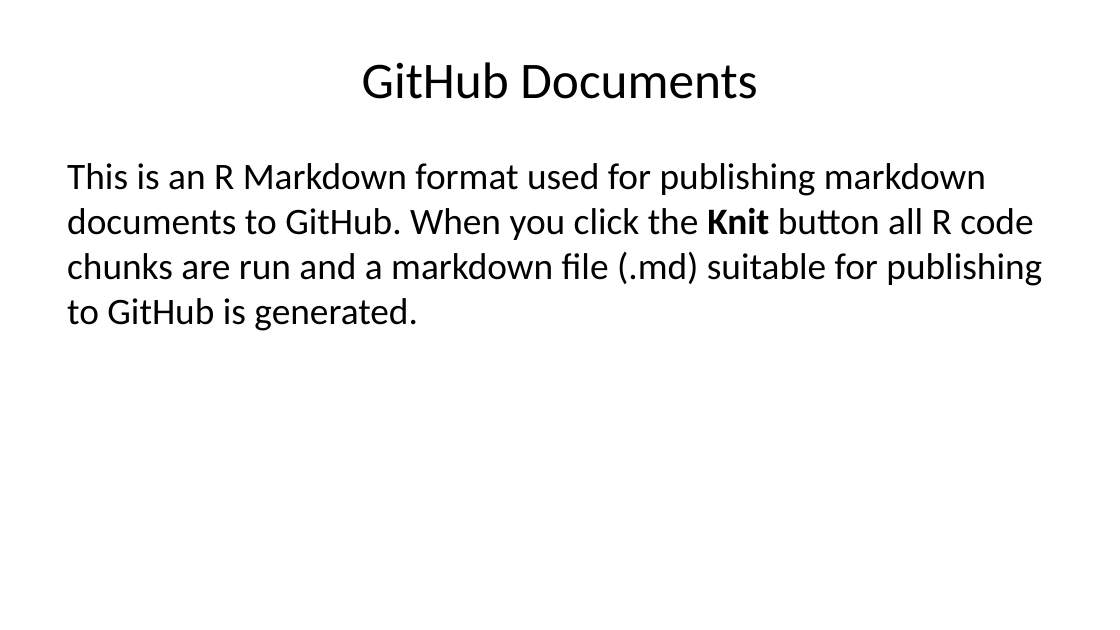
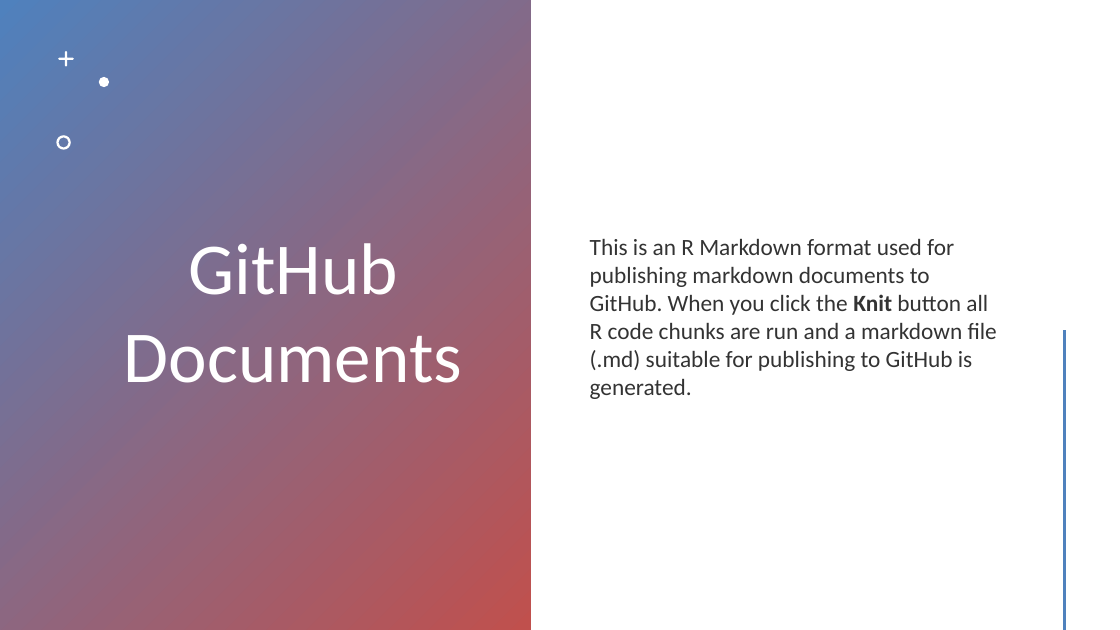
Before and after one commit to abedisaba/MachineLearning, a slide deck: slide 2 of Healthcare-Scenario-Healthy-Living-and-Wellness-Clustering-Exercise.pptx. Drawn at 1120x630 pixels with LibreOffice and Linux fonts; fonts in the diff are those of the drawing. Boxes give left, top, right and bottom in pixels: in the first picture for what was removed or moved away, otherwise in the second. Text is boxed around its words. In the diff, an @@ line names an element or a change of style, - is before the commit and + after.

```diff
--- a/Healthcare-Scenario-Healthy-Living-and-Wellness-Clustering-Exercise.pptx
+++ b/Healthcare-Scenario-Healthy-Living-and-Wellness-Clustering-Exercise.pptx
@@ rectangle added at <box>0,0,531,629</box>, fill gradient #4F81BD to #C0504D @@
@@ freeform shape added at <box>58,50,74,66</box>, fill #FFFFFF @@
@@ title "GitHub Documents": place and size @@
-title "GitHub Documents" at <box>362,62,757,99</box>
+title "GitHub Documents" at <box>124,243,462,383</box>
@@ title "GitHub Documents" at <box>124,243,462,383</box>: size 33 to 47 pt, text colour #000000 to #FFFFFF @@
@@ text "This is an R Markdown ...": place and size @@
-text "This is an R Markdown ..." at <box>67,163,1042,331</box>
+text "This is an R Markdown ..." at <box>590,239,997,399</box>
@@ text "This is an R Markdown ..." at <box>590,239,997,399</box>: size 24 to 15 pt, text colour #000000 to #000000 at 80% opacity; less space between paragraphs; vertical alignment top to middle @@
@@ freeform shape added at <box>99,77,109,87</box>, fill #FFFFFF @@
@@ freeform shape added at <box>56,136,71,150</box>, fill #FFFFFF @@
@@ line added from (1064, 332) to (1064, 629), #C0504D 2 pt @@
```
Also in this commit, not shown: 4 other slides changed.
